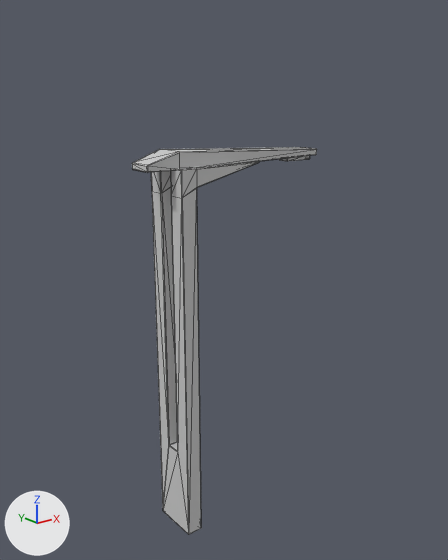
Before and after pictures for a commit that changed the FBX model Modélisations/01_Environements/08_Poteau_Lamp/Lamp.FBX.
The view is the same before and after, from a 50 mm lens placed at (-1.93, -2.86, 2.72), pointed at (0.39, 0.05, 1.56). Lighting does not change. The marker at lower left points along +X, +Y and +Z. Mesh edges are drawn as thin lines. Where no turn or scale is listed for an object, it has been applied to the vertices.

Names of what the first picture shows: 'Lampe'.
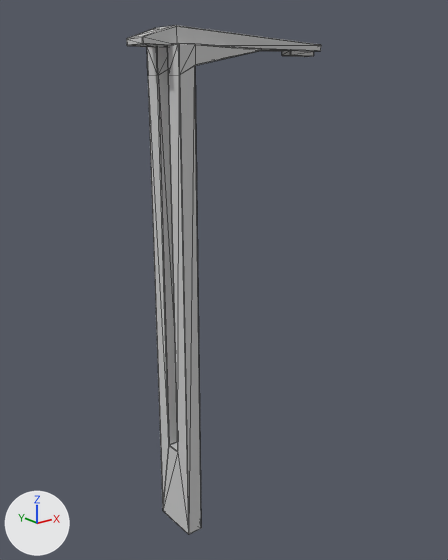
Edits to the scene script, one JSON object a line:
```json
{"block": "me_mesh", "where": "# used by ob_lampe; location = (0.936, 0.004, 2.271)"}
{"op": "remove", "block": "me_mesh", "code": "me_mesh.from_pydata(...)  # 140 vertices, 268 faces; spans x -1.15..0.13, y -0.15..0.15, z -2.27..0.12"}
{"op": "add", "block": "me_mesh", "code": "me_mesh.from_pydata(...)  # 140 vertices, 268 faces; spans x -1.15..0.13, y -0.15..0.15, z -2.27..0.74"}
{"block": "me_mesh", "change": "me_mesh part 1: the loose piece of 20 vertices spanning x -0.1..0.1, y -0.04..0.04, z 0.0..0.03 is moved by (0.0, 0.0, 0.62)"}
{"block": "me_mesh", "change": "me_mesh part 2: the loose piece of 32 vertices spanning x -1.15..0.13, y -0.1..0.1, z 0.02..0.12 is moved by (0.0, 0.0, 0.62)"}
{"block": "me_mesh", "change": "me_mesh part 3: 64 of the vertices in x -0.99..-0.37, y -0.15..0.15, z -0.12..0.03 are moved by (0.0, 0.0, 0.62)"}
{"block": "me_mesh", "change": "me_mesh part 4: the surface is now shaded smooth"}
```

Location of each change, (x1, y1, x2, y2) in pixels of the pictures (448 x 560 px; the box of a moved part takes in the faces that stretch with it):
```json
{"object": "Lampe", "change": "reshaped", "before": [132, 147, 317, 534], "after": [127, 25, 321, 534], "on screen": "31% taller"}
{"part": 1, "of": "me_mesh", "change": "moved or reshaped", "before": [279, 155, 310, 161], "after": [282, 51, 314, 57]}
{"part": 2, "of": "me_mesh", "change": "moved or reshaped", "before": [132, 147, 317, 172], "after": [127, 25, 321, 51]}
{"part": 3, "of": "me_mesh", "change": "moved or reshaped", "before": [151, 161, 259, 524], "after": [147, 43, 261, 524]}
```
